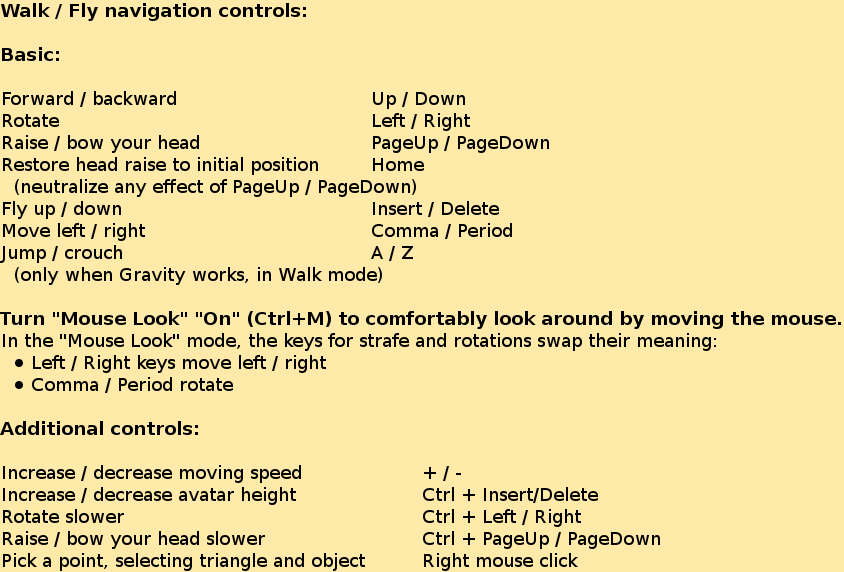
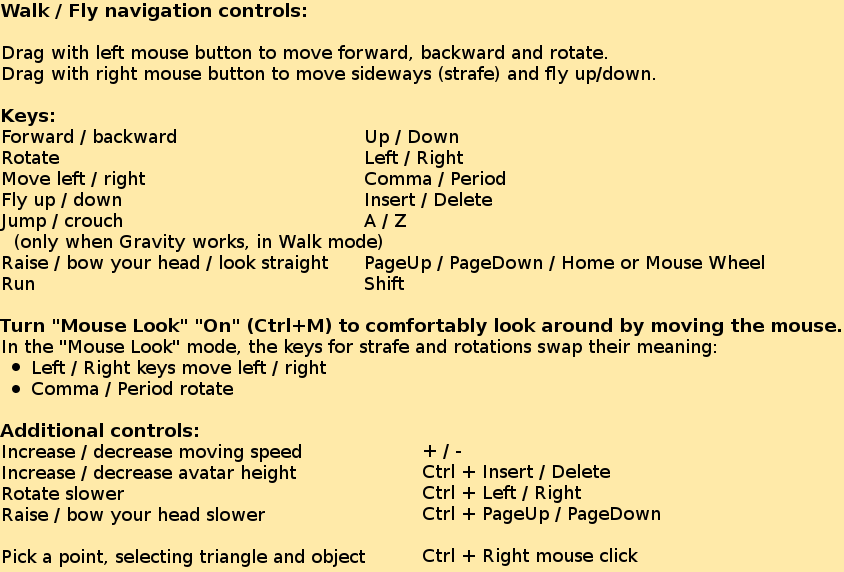
Before/after of a 844px x 572px layered artwork. What changed in the layer stack:
painted on "..." over [0, 45, 716, 571]
painted on "Walk / Fly navigation controls..." over [0, 7, 841, 437]
renamed "+ / - ..." to "...#2", painted on it over [423, 444, 660, 571]
renamed "Up / Down ..." to "...#1", painted on it over [364, 92, 764, 290]
painted on "Tło" over [12, 359, 23, 393]
